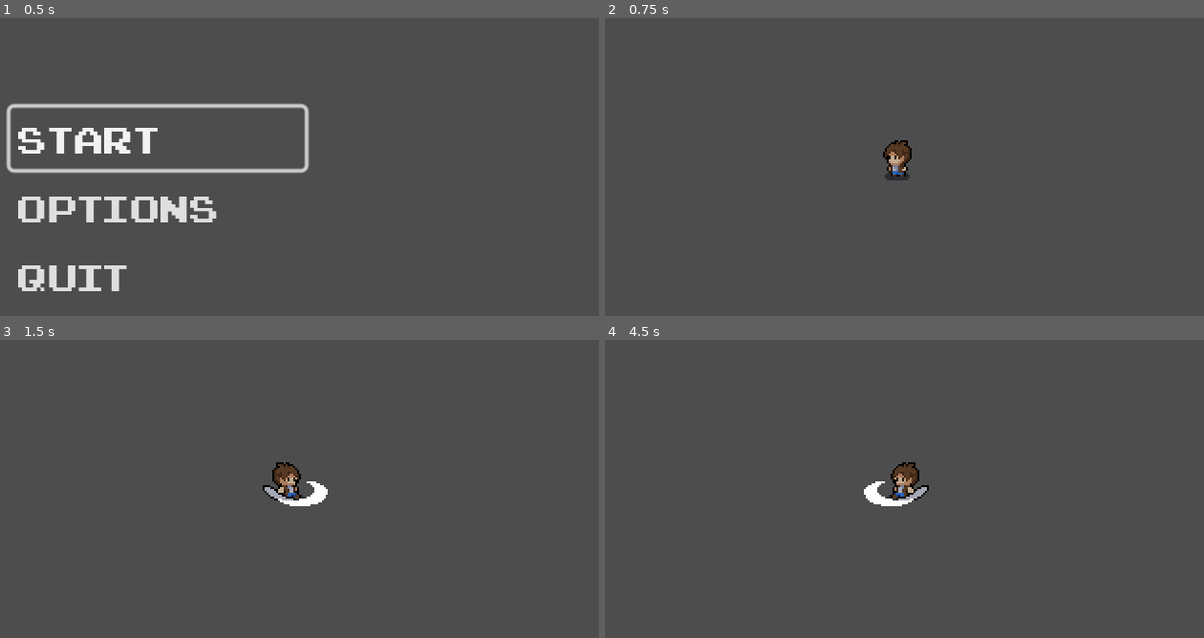
Above: before the commit, frames 1-4 (two rows, left to right).
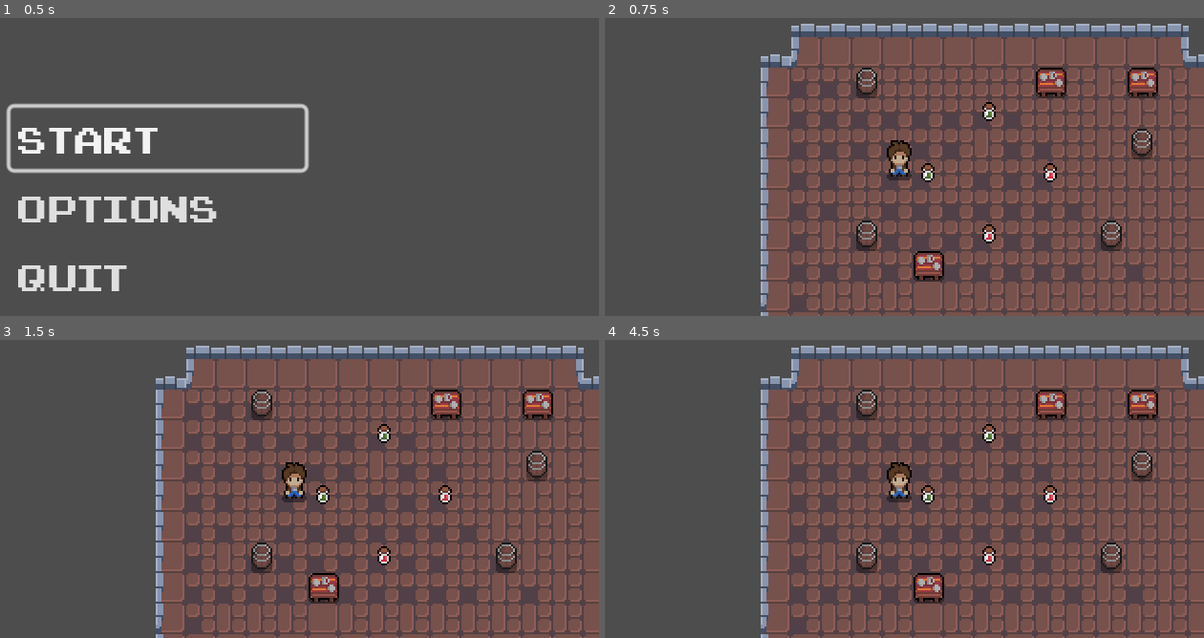
Above: after the commit, the same moments.

Repository: AlayandeWork/Rate.My.Hero
Game: Godot game, scene res://Nodes/Main Menu/Main_Menu.tscn
Same seed, same stepped clock (60 frames per second), same inputs: the game is played once before the commit and once after it.
Inputs:
- Up to frame 1 (0.5 s): no input
- Up to frame 2 (0.75 s): click "Start" at 0.5 s
- Up to frame 3 (1.5 s): hold Right (Right) from 1.28 s (still down); hold Space (Attack) from 1.28 s (still down)
- Up to frame 4 (4.5 s): release Right (Right) at 2.03 s; release Space (Attack) at 2.03 s; hold Down (Down) 2.03-2.78 s; tap Space (Attack) at 2.1, 3.6 s; hold Right (Right) 2.78-3.53 s; hold Space (Attack) 2.78-3.53 s; hold Up (Up) 3.53-4.28 s; hold Left (Left) from 4.28 s (still down); hold Space (Attack) from 4.28 s (still down)

Frame 1 is identical in both runs. In frame 2, 49% of the frame differs, in the area x 25-100%, y 1-100%; in frame 3, 49%; in frame 4, 49%.

Commit message:
Adjusting the collision layers for the player

Diff:
--- a/Nodes/Hero/Hero.tscn
+++ b/Nodes/Hero/Hero.tscn
@@ -6,7 +6,6 @@
 [sub_resource type="Animation" id="11"]
 resource_name = "Hero_Attack_Down"
 length = 0.36
-loop_mode = 2
 tracks/0/type = "value"
 tracks/0/imported = false
 tracks/0/enabled = true
@@ -45,18 +44,6 @@
 "method": &"attack_animation_finished"
 }]
 }
-tracks/3/type = "value"
-tracks/3/imported = false
-tracks/3/enabled = true
-tracks/3/path = NodePath("CollisionShape2D:position")
-tracks/3/interp = 1
-tracks/3/loop_wrap = true
-tracks/3/keys = {
-"times": PackedFloat32Array(0),
-"transitions": PackedFloat32Array(1),
-"update": 0,
-"values": [Vector2(0.25, 15)]
-}
 
 [sub_resource type="Animation" id="13"]
 resource_name = "Hero_Attack_Left"
@@ -121,27 +108,13 @@
 "update": 1,
 "values": [10]
 }
-tracks/5/type = "method"
+tracks/5/type = "value"
 tracks/5/imported = false
 tracks/5/enabled = true
-tracks/5/path = NodePath(".")
+tracks/5/path = NodePath("CollisionShape2D:position")
 tracks/5/interp = 1
 tracks/5/loop_wrap = true
 tracks/5/keys = {
-"times": PackedFloat32Array(0.3),
-"transitions": PackedFloat32Array(1),
-"values": [{
-"args": [],
-"method": &"attack_animation_finished"
-}]
-}
-tracks/6/type = "value"
-tracks/6/imported = false
-tracks/6/enabled = true
-tracks/6/path = NodePath("CollisionShape2D:position")
-tracks/6/interp = 1
-tracks/6/loop_wrap = true
-tracks/6/keys = {
 "times": PackedFloat32Array(0),
 "transitions": PackedFloat32Array(1),
 "update": 0,
@@ -189,18 +162,6 @@
 "method": &"attack_animation_finished"
 }]
 }
-tracks/3/type = "value"
-tracks/3/imported = false
-tracks/3/enabled = true
-tracks/3/path = NodePath("CollisionShape2D:position")
-tracks/3/interp = 1
-tracks/3/loop_wrap = true
-tracks/3/keys = {
-"times": PackedFloat32Array(0),
-"transitions": PackedFloat32Array(1),
-"update": 0,
-"values": [Vector2(2, 15)]
-}
 
 [sub_resource type="Animation" id="14"]
 resource_name = "Hero_Attack_Up"
@@ -243,18 +204,6 @@
 "method": &"attack_animation_finished"
 }]
 }
-tracks/3/type = "value"
-tracks/3/imported = false
-tracks/3/enabled = true
-tracks/3/path = NodePath("CollisionShape2D:position")
-tracks/3/interp = 1
-tracks/3/loop_wrap = true
-tracks/3/keys = {
-"times": PackedFloat32Array(0),
-"transitions": PackedFloat32Array(1),
-"update": 0,
-"values": [Vector2(1, 15)]
-}
 
 [sub_resource type="Animation" id="15"]
 resource_name = "Hero_Death"
@@ -299,18 +248,6 @@
 "transitions": PackedFloat32Array(1),
 "update": 1,
 "values": [false]
-}
-tracks/2/type = "value"
-tracks/2/imported = false
-tracks/2/enabled = true
-tracks/2/path = NodePath("CollisionShape2D:position")
-tracks/2/interp = 1
-tracks/2/loop_wrap = true
-tracks/2/keys = {
-"times": PackedFloat32Array(0),
-"transitions": PackedFloat32Array(1),
-"update": 0,
-"values": [Vector2(1, 15)]
 }
 
 [sub_resource type="Animation" id="5"]
@@ -377,18 +314,6 @@
 "update": 1,
 "values": [10]
 }
-tracks/5/type = "value"
-tracks/5/imported = false
-tracks/5/enabled = true
-tracks/5/path = NodePath("CollisionShape2D:position")
-tracks/5/interp = 1
-tracks/5/loop_wrap = true
-tracks/5/keys = {
-"times": PackedFloat32Array(0),
-"transitions": PackedFloat32Array(1),
-"update": 0,
-"values": [Vector2(0, 15)]
-}
 
 [sub_resource type="Animation" id="4"]
 resource_name = "Hero_Idle_Right"
@@ -418,18 +343,6 @@
 "update": 1,
 "values": [false]
 }
-tracks/2/type = "value"
-tracks/2/imported = false
-tracks/2/enabled = true
-tracks/2/path = NodePath("CollisionShape2D:position")
-tracks/2/interp = 1
-tracks/2/loop_wrap = true
-tracks/2/keys = {
-"times": PackedFloat32Array(0),
-"transitions": PackedFloat32Array(1),
-"update": 0,
-"values": [Vector2(0, 15)]
-}
 
 [sub_resource type="Animation" id="6"]
 resource_name = "Hero_Idle_Up"
@@ -459,18 +372,6 @@
 "update": 1,
 "values": [false]
 }
-tracks/2/type = "value"
-tracks/2/imported = false
-tracks/2/enabled = true
-tracks/2/path = NodePath("CollisionShape2D:position")
-tracks/2/interp = 1
-tracks/2/loop_wrap = true
-tracks/2/keys = {
-"times": PackedFloat32Array(0),
-"transitions": PackedFloat32Array(1),
-"update": 0,
-"values": [Vector2(0, 15)]
-}
 
 [sub_resource type="Animation" id="7"]
 resource_name = "Hero_Run_Down"
@@ -499,18 +400,6 @@
 "transitions": PackedFloat32Array(1),
 "update": 1,
 "values": [false]
-}
-tracks/2/type = "value"
-tracks/2/imported = false
-tracks/2/enabled = true
-tracks/2/path = NodePath("CollisionShape2D:position")
-tracks/2/interp = 1
-tracks/2/loop_wrap = true
-tracks/2/keys = {
-"times": PackedFloat32Array(0),
-"transitions": PackedFloat32Array(1),
-"update": 0,
-"values": [Vector2(1, 15)]
 }
 
 [sub_resource type="Animation" id="9"]
@@ -577,18 +466,6 @@
 "update": 1,
 "values": [ExtResource("1")]
 }
-tracks/5/type = "value"
-tracks/5/imported = false
-tracks/5/enabled = true
-tracks/5/path = NodePath("CollisionShape2D:position")
-tracks/5/interp = 1
-tracks/5/loop_wrap = true
-tracks/5/keys = {
-"times": PackedFloat32Array(0),
-"transitions": PackedFloat32Array(1),
-"update": 0,
-"values": [Vector2(0, 15)]
-}
 
 [sub_resource type="Animation" id="8"]
 resource_name = "Hero_Run_Right"
@@ -618,18 +495,6 @@
 "update": 1,
 "values": [false]
 }
-tracks/2/type = "value"
-tracks/2/imported = false
-tracks/2/enabled = true
-tracks/2/path = NodePath("CollisionShape2D:position")
-tracks/2/interp = 1
-tracks/2/loop_wrap = true
-tracks/2/keys = {
-"times": PackedFloat32Array(0),
-"transitions": PackedFloat32Array(1),
-"update": 0,
-"values": [Vector2(0, 14)]
-}
 
 [sub_resource type="Animation" id="10"]
 resource_name = "Hero_Run_Up"
@@ -658,18 +523,6 @@
 "transitions": PackedFloat32Array(1),
 "update": 1,
 "values": [false]
-}
-tracks/2/type = "value"
-tracks/2/imported = false
-tracks/2/enabled = true
-tracks/2/path = NodePath("CollisionShape2D:position")
-tracks/2/interp = 1
-tracks/2/loop_wrap = true
-tracks/2/keys = {
-"times": PackedFloat32Array(0),
-"transitions": PackedFloat32Array(1),
-"update": 0,
-"values": [Vector2(0, 14)]
 }
 
 [sub_resource type="Animation" id="3"]
@@ -870,13 +723,9 @@
 }
 
 [node name="AnimationTree" type="AnimationTree" parent="."]
-libraries = {
-"": SubResource("AnimationLibrary_40b86")
-}
 tree_root = SubResource("16")
-anim_player = NodePath("../AnimationPlayer")
 parameters/Attack/blend_position = Vector2(0, 0)
-parameters/Idle/blend_position = Vector2(-1, -0.009009)
+parameters/Idle/blend_position = Vector2(-0.449606, 0.597884)
 parameters/Run/blend_position = Vector2(0, 0)
 
 [node name="CollisionShape2D" type="CollisionShape2D" parent="."]
--- a/Nodes/Main/Main.tscn
+++ b/Nodes/Main/Main.tscn
@@ -1,11 +1,14 @@
-[gd_scene load_steps=3 format=3 uid="uid://ci16ad4l8ldv3"]
+[gd_scene load_steps=4 format=3 uid="uid://ci16ad4l8ldv3"]
 
 [ext_resource type="Script" path="res://Nodes/Main/Main.gd" id="1_20rjr"]
 [ext_resource type="PackedScene" uid="uid://cmarc8b8qvuwa" path="res://Nodes/Hero/Hero.tscn" id="2_4hur4"]
+[ext_resource type="PackedScene" uid="uid://cp8t45lxaw11f" path="res://Nodes/Main/LevelTileMap.tscn" id="2_86i67"]
 
 [node name="Main" type="Node2D"]
 script = ExtResource("1_20rjr")
 
+[node name="TileMap" parent="." instance=ExtResource("2_86i67")]
+
 [node name="CharacterBody2D" parent="." instance=ExtResource("2_4hur4")]
-position = Vector2(160, 96)
-speed = 100
+z_index = 1
+position = Vector2(104, 56)
